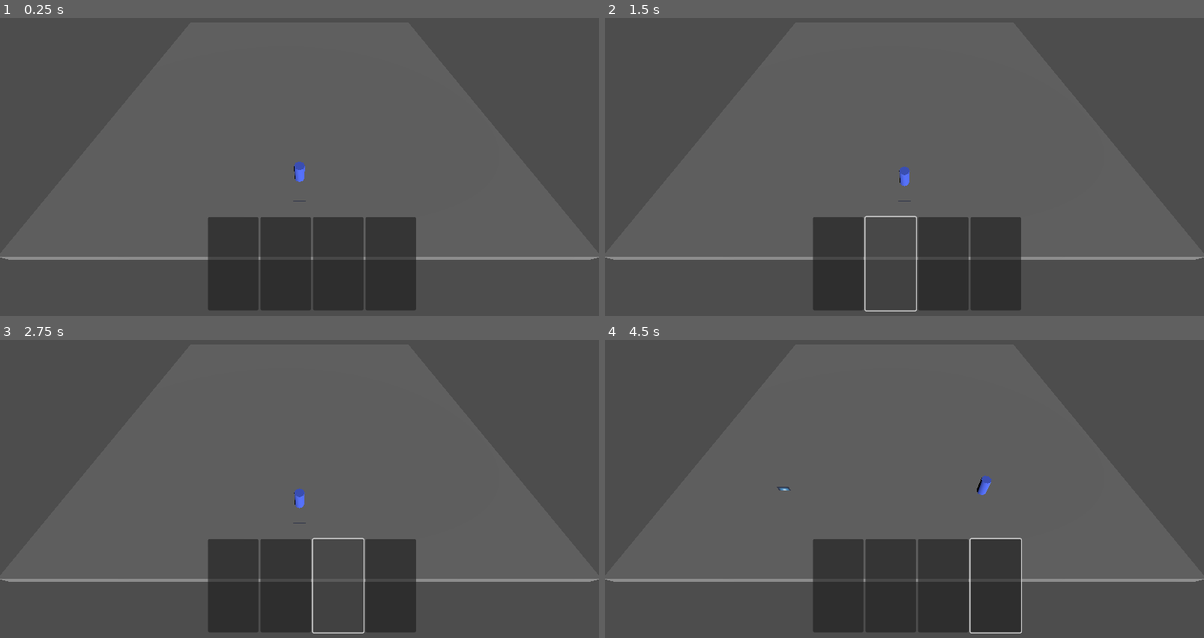
Above: before the commit, frames 1-4 (two rows, left to right).
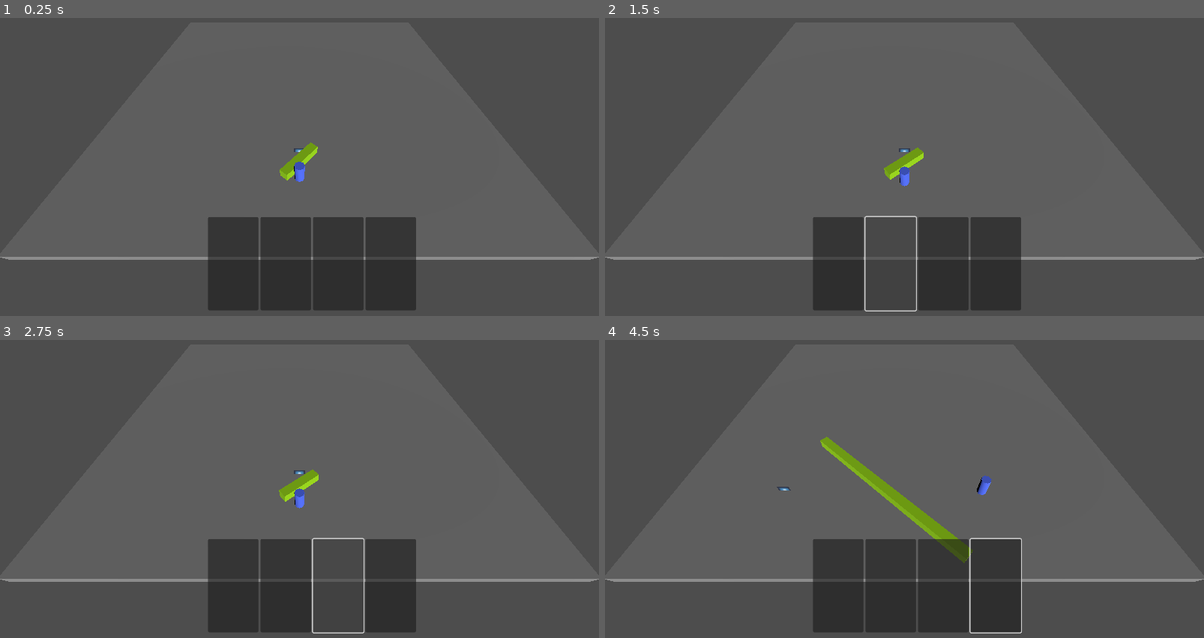
Above: after the commit, the same moments.

Repository: ValorZard/Priyanka-outdated
Game: Godot game, scene res://GameBoard/test_scene.tscn
Two runs of this game, one before a commit and one after it. Both use one fixed random seed, a clock stepped at 60 frames per second and the inputs below. The engine's default icon, where the game draws it, is replaced by a stand-in: a white triangle on a blue panel in a dark square.
Inputs (mouse positions are in pixels of both pictures, inside the frame that each line leads up to):
- Up to frame 1 (0.25 s): no input
- Up to frame 2 (1.5 s): click (838, 262) at 0.5 s; click (892, 262) at 1.25 s
- Up to frame 3 (2.75 s): click (335, 584) at 2 s
- Up to frame 4 (4.5 s): click (994, 584) at 2.75 s; tap Enter (ui_accept) at 3.5, 3.77 s; move the mouse to (1036, 456) at 3.52 s; hold Right (ui_right) 3.53-4.28 s; click (1036, 456) at 3.6 s; move the mouse to (784, 489) at 4.27 s; hold Down (ui_down) from 4.28 s (still down); click (784, 489) at 4.35 s

The runs differ from the first frame. In frame 1, 0.3% of the frame differs, in the area x 46-54%, y 41-62%; in frame 2, 0.3%; in frame 3, 0.3%; in frame 4, 1.4%, in the area x 35-62%, y 32-75%.

Commit message:
line mostly works except for rotation being wonky

Diff:
--- a/GameBoard/GameBoard.gd
+++ b/GameBoard/GameBoard.gd
@@ -23,19 +23,25 @@
 # Called every frame. 'delta' is the elapsed time since the previous frame.
 func _physics_process(delta):
 	# code taken from https://docs.godotengine.org/en/stable/tutorials/physics/ray-casting.html
-	if Input.is_action_just_released("left_mouse_click"):
-		# generate the raycast starting and ending points
-		var camera3d = $Camera3D
-		var from = camera3d.project_ray_origin(get_viewport().get_mouse_position())
-		var to = from + camera3d.project_ray_normal(get_viewport().get_mouse_position()) * RAY_LENGTH
-		# print("from: ", from, " to: " , to)
-		# actually create the raycast and check for overlaps
-		var space_state = get_world_3d().direct_space_state
-		var query = PhysicsRayQueryParameters3D.create(from, to)
-		var result : Dictionary = space_state.intersect_ray(query)
-		if result:
-			$Cursor.position = result["position"]
+	# generate the raycast starting and ending points
+	# we want to generate one every frame for UI purposes
+	var camera3d = $Camera3D
+	var from = camera3d.project_ray_origin(get_viewport().get_mouse_position())
+	var to = from + camera3d.project_ray_normal(get_viewport().get_mouse_position()) * RAY_LENGTH
+	# actually create the raycast and check for overlaps
+	var space_state = get_world_3d().direct_space_state
+	var query = PhysicsRayQueryParameters3D.create(from, to)
+	var result : Dictionary = space_state.intersect_ray(query)
+	# can only actually change the cursor position if the raycast collision with the gameboard exists
+	if result:
+		$Cursor.position = result["position"]
+		# only want to actually set the cursor position on click
+		if Input.is_action_just_released("left_mouse_click"):
 			current_cursor_position = result["position"]
+		# generate "line" between cursor and player for UI purposes
+		$BoxLine.position = ($CharacterUnit.position + result["position"]) / 2
+		$BoxLine.width = ($CharacterUnit.position - result["position"]).length()
+		$BoxLine.rotation.y = $CharacterUnit.position.angle_to(result["position"])
 
 	if current_cursor_position != Vector3.ZERO:
 		$CharacterUnit.position = $CharacterUnit.position.move_toward(current_cursor_position, character_movement_speed * delta)
--- a/GameBoard/test_scene.tscn
+++ b/GameBoard/test_scene.tscn
@@ -6,6 +6,9 @@
 [ext_resource type="PackedScene" uid="uid://cmy4ycwq53ul2" path="res://Prototyping/Box.tscn" id="4_t58ag"]
 [ext_resource type="Texture2D" uid="uid://dhjqljog8gjbn" path="res://icon.svg" id="5_7oytf"]
 [ext_resource type="Script" path="res://GameBoard/Cursor.gd" id="5_64lmv"]
+
+[sub_resource type="StandardMaterial3D" id="StandardMaterial3D_pp4sk"]
+albedo_color = Color(0.615686, 0.866667, 0, 1)
 
 [node name="GameBoard" type="Node3D"]
 script = ExtResource("1_lty5j")
@@ -27,3 +30,6 @@
 [node name="Cursor" type="Sprite3D" parent="."]
 texture = ExtResource("5_7oytf")
 script = ExtResource("5_64lmv")
+
+[node name="BoxLine" type="CSGBox3D" parent="."]
+material = SubResource("StandardMaterial3D_pp4sk")
Not shown: 1 places in GameBoard/test_scene.tscn that only renumber resources
